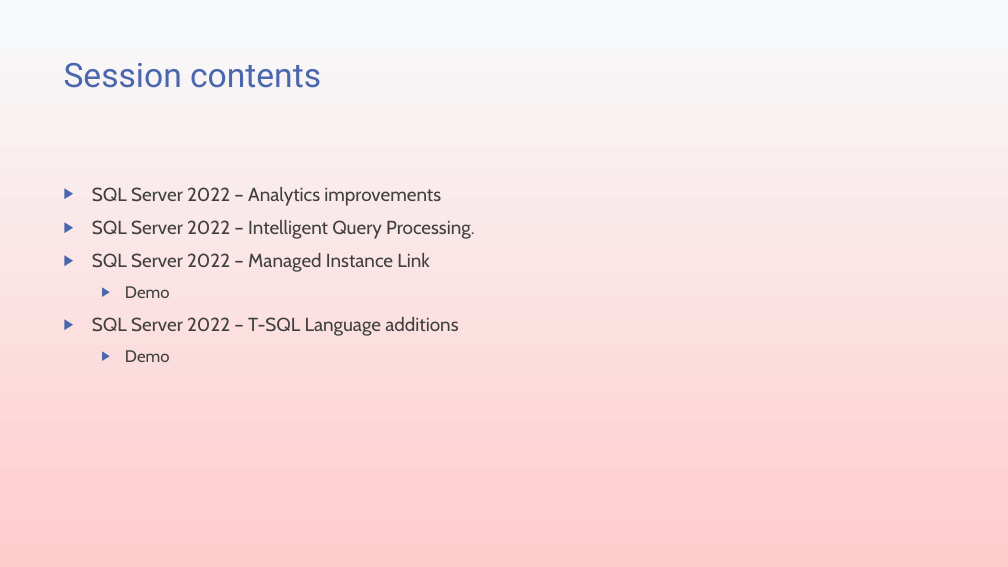
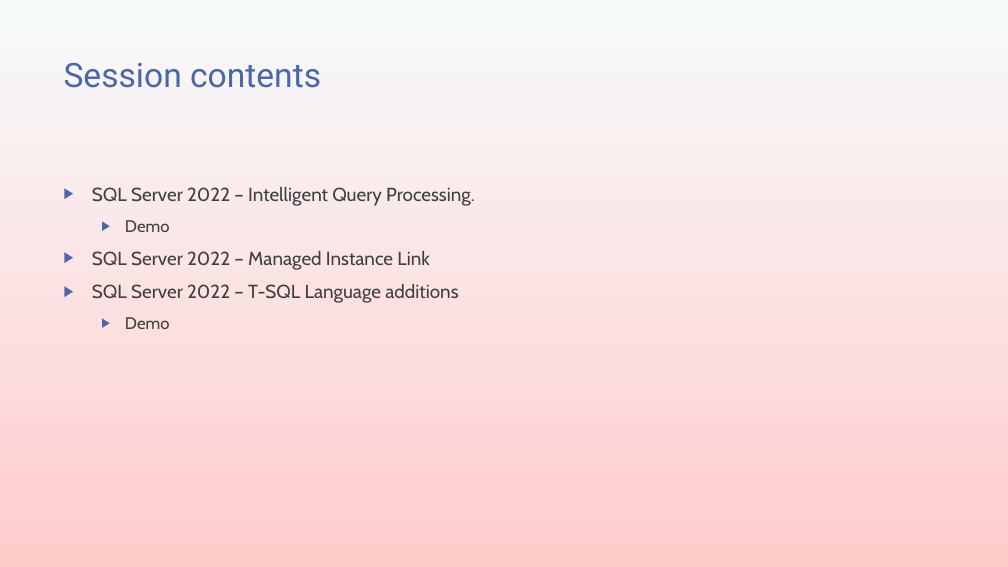
Before and after one commit to transmokopter/Presentations, a slide deck: slide 4 of sql-server-2022/sql-server-2022.pptx. Drawn at 1008x567 pixels with LibreOffice and Linux fonts; fonts in the diff are those of the drawing; background and template pictures are left out. Boxes give left, top, right and bottom in pixels: in the first picture for what was removed or moved away, otherwise in the second. Text is boxed around its words. In the diff, an @@ line names an element or a change of style, - is before the commit and + after.

```diff
--- a/sql-server-2022/sql-server-2022.pptx
+++ b/sql-server-2022/sql-server-2022.pptx
@@ text at [92, 187, 441, 206]: paragraph removed @@
-▶ SQL Server 2022 – Analytics improvements
@@ text at [125, 220, 170, 232]: paragraph added @@
+  ▶ Demo
@@ text at [125, 286, 170, 298]: paragraph removed @@
-  ▶ Demo
```
Also in this commit, not shown: 1 other slide changed, 1 slide added, 1 slide removed, 2 other files.
